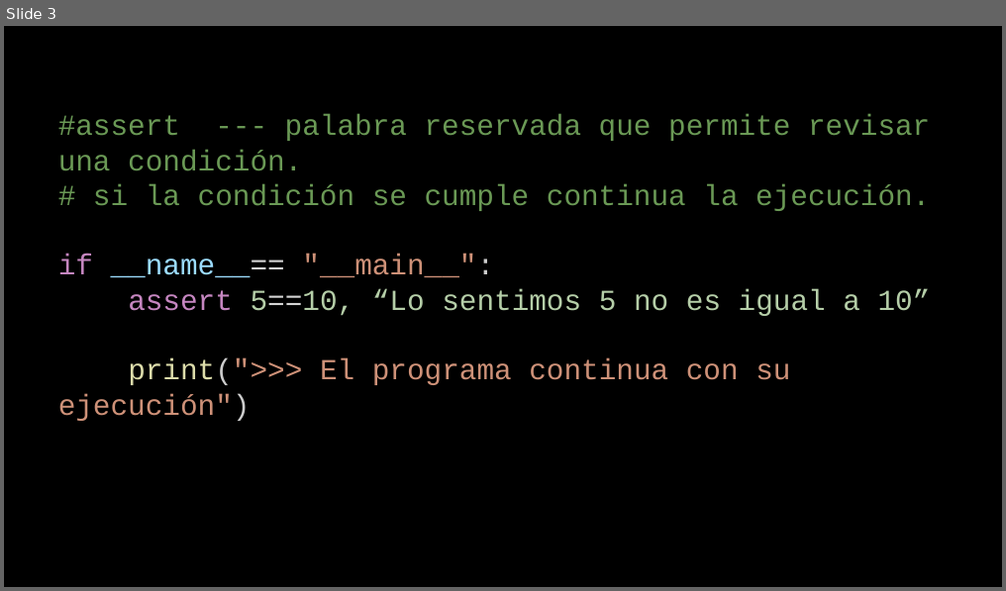
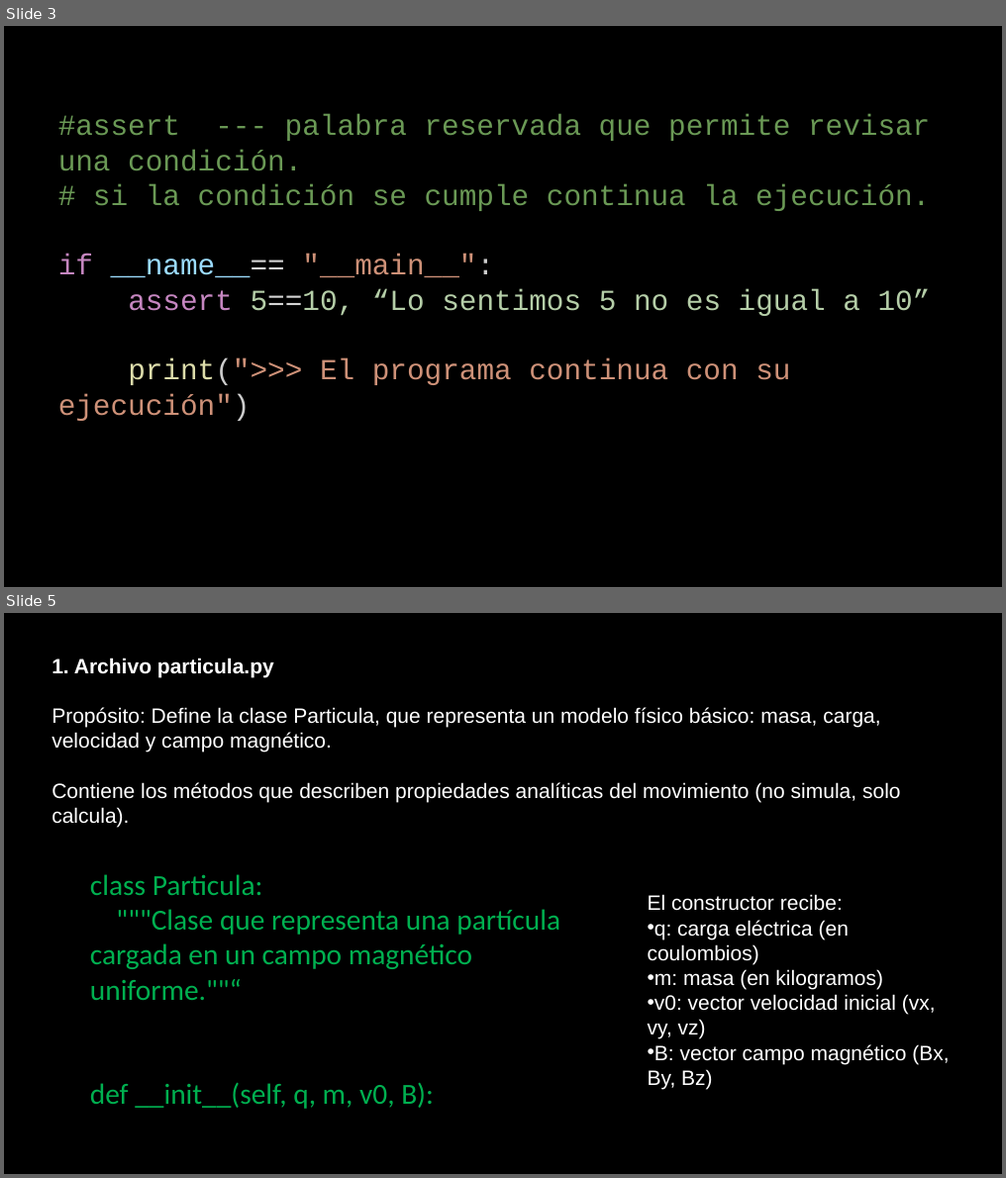
Before and after one commit to cagomezv/Desarrollo_Software, a slide deck: 9TestUnit/2.Unittest.pptx. Shown one above the other, each under a label of ours: slide 3 before the commit, slides 3 and 5 after it; the slides between them are not shown. The pictures are 1006x591 and 1006x1178 pixels, drawn with LibreOffice and Linux fonts; fonts in the diff are those of the drawing. Boxes give left, top, right and bottom in pixels: in the first picture for what was removed or moved away, otherwise in the second. Text is boxed around its words. In the diff, an @@ line names an element or a change of style, - is before the commit and + after.

```diff
--- a/9TestUnit/2.Unittest.pptx
+++ b/9TestUnit/2.Unittest.pptx
@@ slide 5 added at (x1=4, y1=613, x2=1002, y2=1174), background #000000 @@
@@ text added at (x1=52, y1=658, x2=901, y2=827), 20 pt, text #FFFFFF @@
+1. Archivo particula.py
+Propósito: Define la clase Particula, que representa un modelo físico básico: masa, carga, velocidad y campo magnético.
+Contiene los métodos que describen propiedades analíticas del movimiento (no simula, solo calcula).
@@ text added at (x1=90, y1=874, x2=560, y2=1109), 28 pt, text #00B050 @@
+class Particula:
+"""Clase que representa una partícula cargada en un campo magnético uniforme.""“
+def __init__(self, q, m, v0, B):
@@ text added at (x1=648, y1=894, x2=948, y2=1089), 20 pt, text #FFFFFF @@
+El constructor recibe:
+• q: carga eléctrica (en coulombios)
+• m: masa (en kilogramos)
+• v0: vector velocidad inicial (vx, vy, vz)
+• B: vector campo magnético (Bx, By, Bz)
```
Also in this commit, not shown: 4 other slides added, 2 other files.
